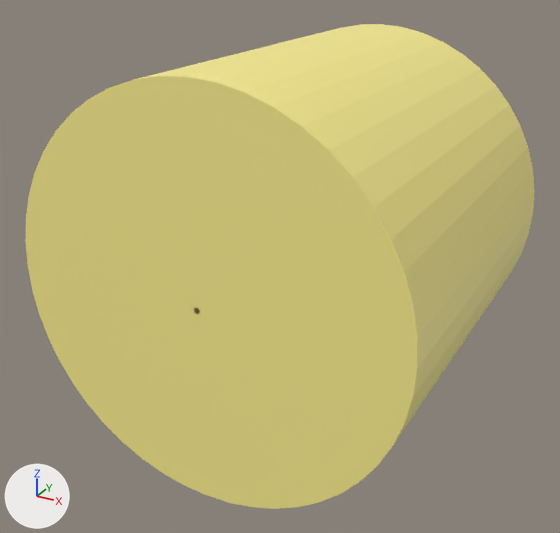
The glTF model models/tru.glb as it was, and as the next commit left it.
Before and after are seen from a 50 mm lens placed at (0.671, -1.686, 0.58), pointed at (-0.027, -0.417, -0.054). The axes (+X, +Y, +Z) are drawn at lower left. The lights are the same throughout. The older version comes first. Where no turn or scale is listed for an object, it has been applied to the vertices.

Objects in the first picture: 'geometry_0'.
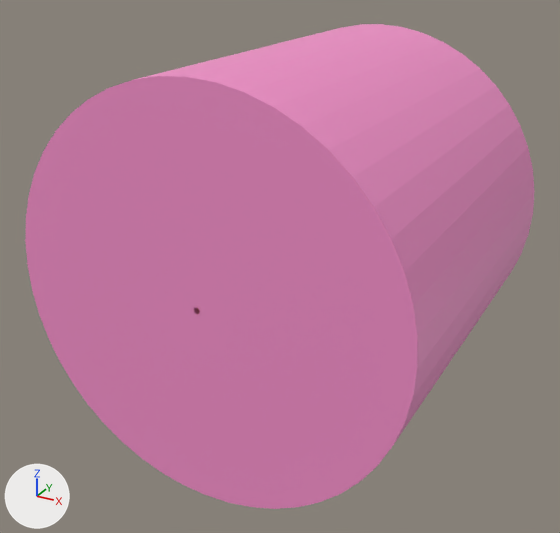
Diff of the bpy script that builds the scene:
```diff
--- a/models/tru.glb.py
+++ b/models/tru.glb.py
@@ me_geometry_0 @@
 me_geometry_0.from_pydata(...)  # 98 vertices, 192 faces; spans x -0.38..0.38, y -0.75..0.0, z -0.38..0.38
 # used by ob_geometry_0; location = (0.0, 0.0, 0.0)
+# me_geometry_0 part 1: 192 faces centred in x -0.379..0.379, y -0.75..0.0, z -0.379..0.379 are repainted in the vertex colours; the middle colour goes from yellow #fef190 to pink #f691cb
 me_geometry_0.materials.append(mat_defaultmaterial)
```

Changed parts and their boxes [x1, y1, x2, y2] in the pictures (560 x 533 px):
part 1 of me_geometry_0, recoloured (yellow to pink)
    both: [25, 24, 535, 509]
